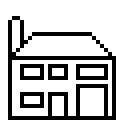
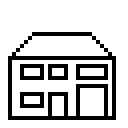
Layered file, before and after one edit (128×128). Changes by layer:
painted on "Chimney" over [8, 16, 24, 56]
